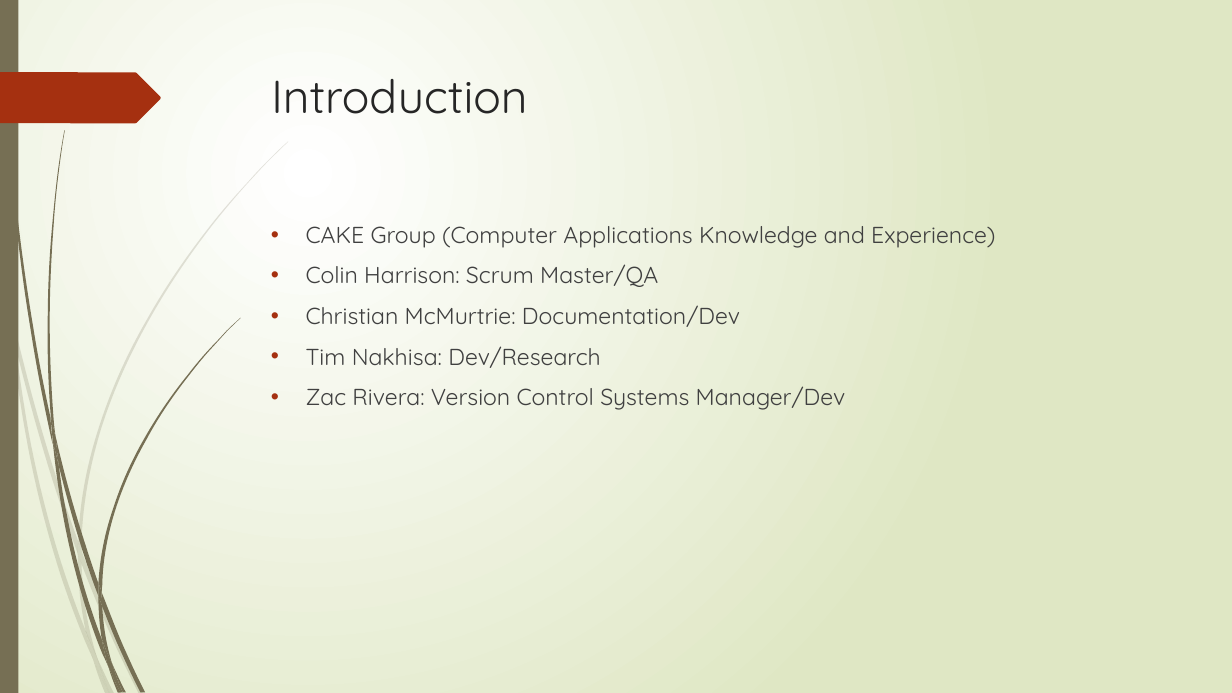
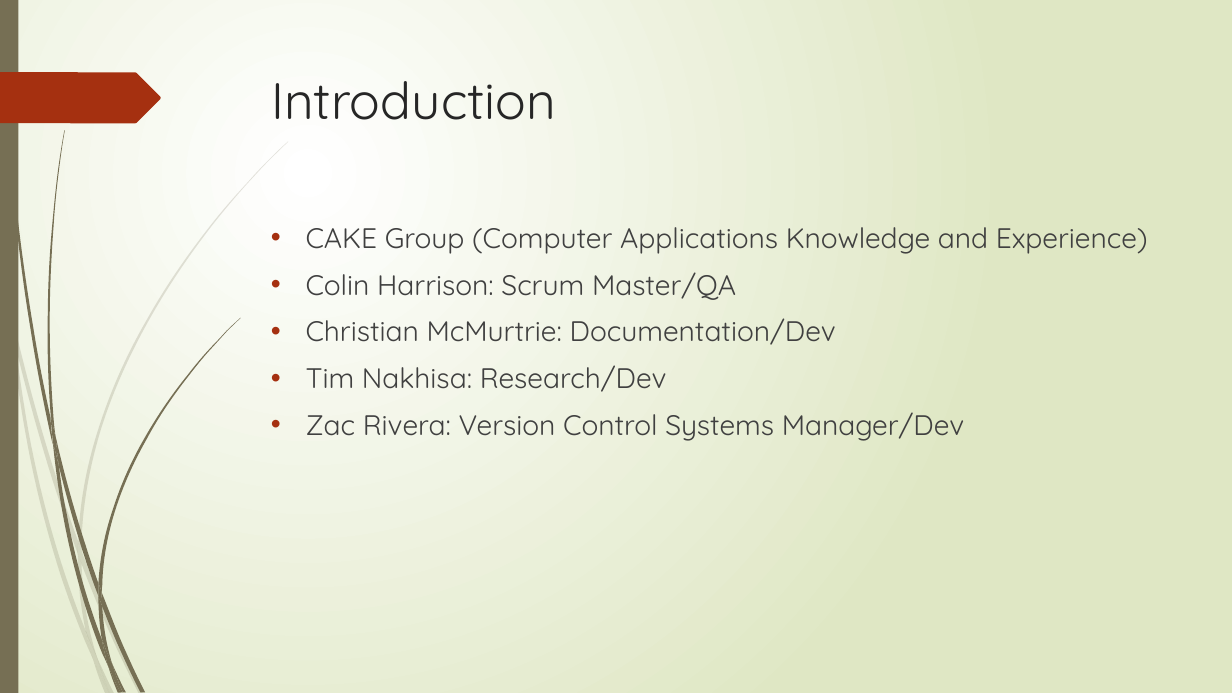
Before and after one commit to cs480GroupCAKE/PIEWebsite, a slide deck: slide 2 of Presentation/12.8.15 Presentation (Revised).pptx. Drawn at 1232x693 pixels with LibreOffice and Linux fonts; fonts in the diff are those of the drawing. Boxes give left, top, right and bottom in pixels: in the first picture for what was removed or moved away, otherwise in the second. Text is boxed around its words. In the diff, an @@ line names an element or a change of style, - is before the commit and + after.

```diff
--- a/Presentation/12.8.15 Presentation (Revised).pptx
+++ b/Presentation/12.8.15 Presentation (Revised).pptx
@@ title "Introduction" at <box>271,81,556,120</box>: size 36 to 40 pt @@
@@ text at <box>306,227,1148,441</box>: size 18 to 22 pt in "CAKE Group (Computer Applications Knowledge and Experience)", "Colin Harrison: Scrum Master/QA", "Christian McMurtrie: Documentation/Dev", "Zac Rivera: Version Control Systems Manager/Dev" @@
@@ text at <box>306,365,667,392</box>: text changed; size 18 to 22 pt @@
-• Tim Nakhisa: Dev/Research
+• Tim Nakhisa: Research/Dev
```
Also in this commit, not shown: 15 other slides changed, 1 slide added, 4 slides removed.
